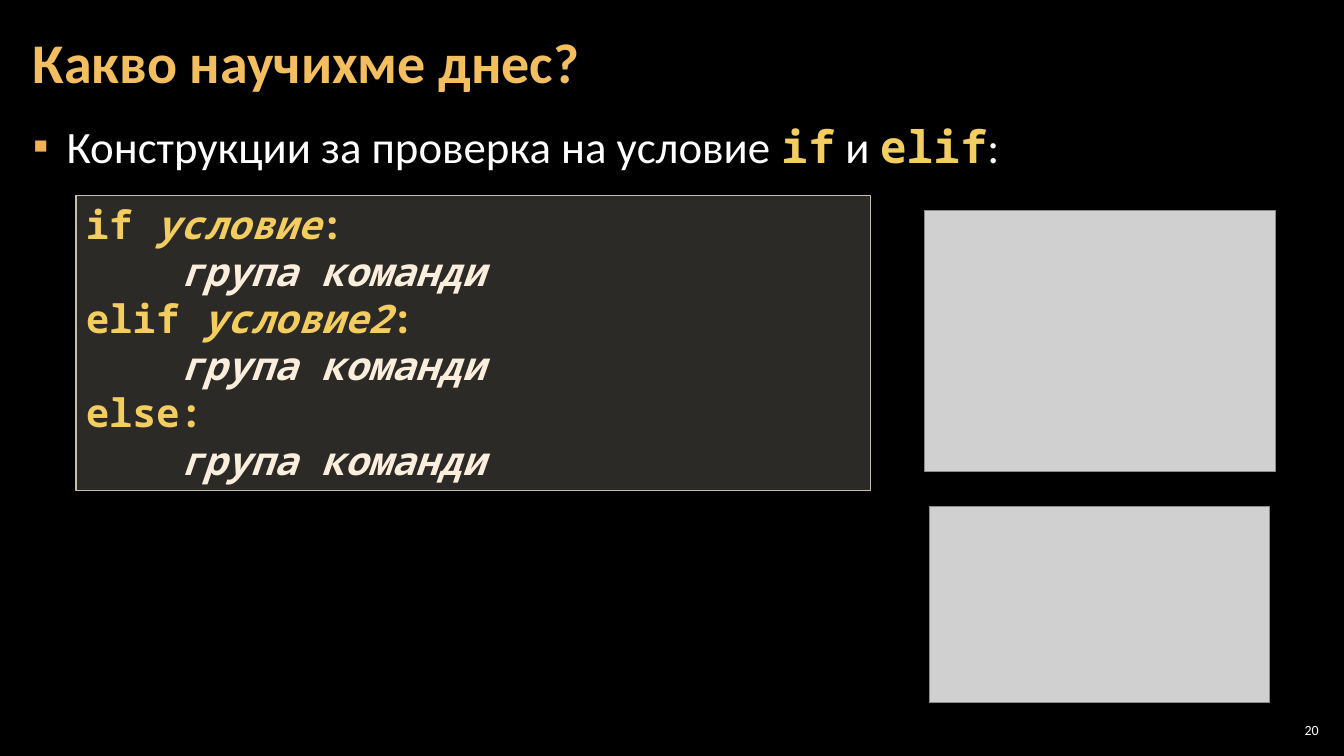
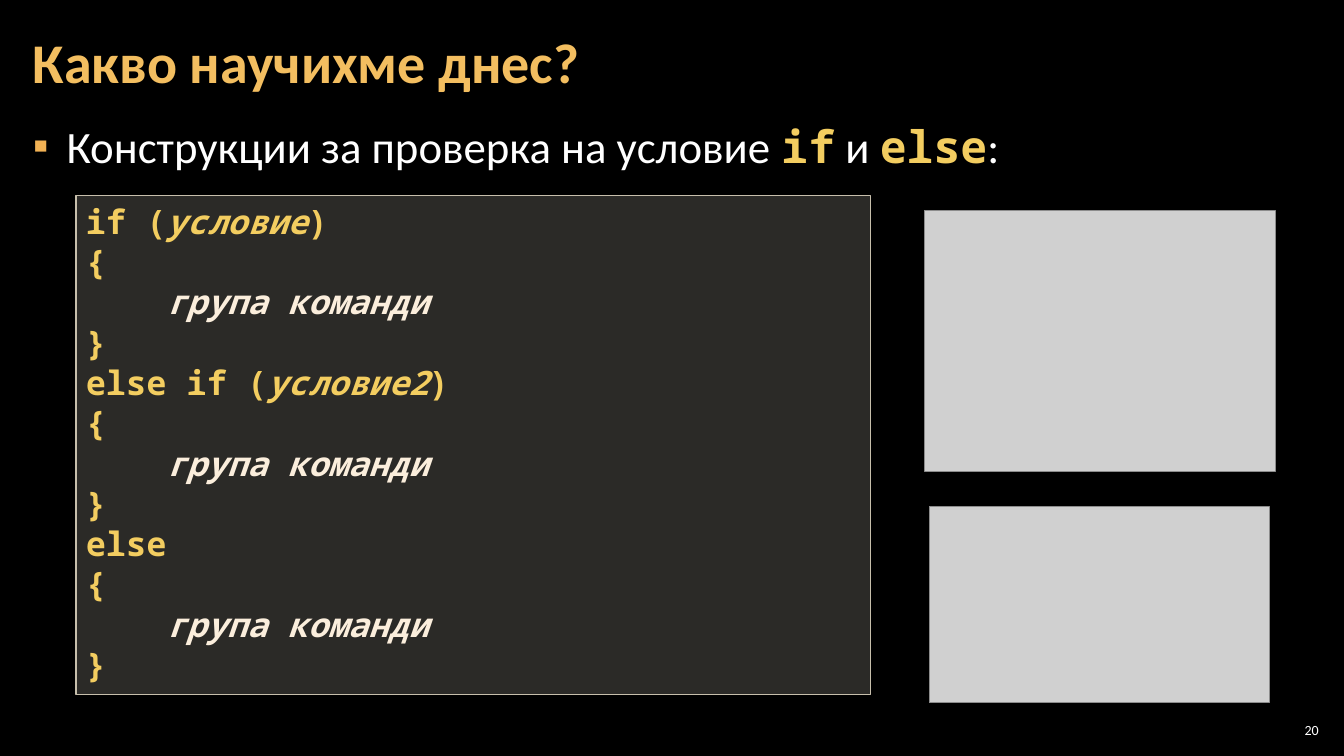
Before and after one commit to Software-University/C-plus-plus, a slide deck: slide 20 of 3. Simple-Conditions/3. Simple-Conditions.pptx. Drawn at 1344x756 pixels with LibreOffice and Linux fonts; fonts in the diff are those of the drawing; grey boxes stand for pictures; background and template pictures are left out. Boxes give left, top, right and bottom in pixels: in the first picture for what was removed or moved away, otherwise in the second. Text is boxed around its words. In the diff, an @@ line names an element or a change of style, - is before the commit and + after.

```diff
--- a/3. Simple-Conditions/3. Simple-Conditions.pptx
+++ b/3. Simple-Conditions/3. Simple-Conditions.pptx
@@ text at [67, 128, 1000, 171]: text changed @@
-▪ Конструкции за проверка на условие if и elif:
+▪ Конструкции за проверка на условие if и else:
@@ text in rectangle at [76, 196, 870, 695]: paragraph added @@
+}
@@ rectangle "if (условие)": place and size @@
-rectangle "if (условие)" at [76, 196, 870, 491]
+rectangle "if (условие)" at [76, 196, 870, 695]
@@ text in rectangle at [86, 208, 307, 243]: text changed; size 28 to 24 pt @@
-if условие:
+if (условие)
+{
@@ text in rectangle at [166, 295, 428, 646]: size 28 to 24 pt in "група команди", "група команди", "група команди" @@
@@ text in rectangle at [86, 369, 428, 404]: text changed; size 28 to 24 pt; italic off @@
-elif условие2:
+}
+else if (условие2)
+{
@@ text in rectangle at [86, 530, 167, 557]: text changed; size 28 to 24 pt @@
-else:
+}
+else
+{
```
Also in this commit, not shown: 13 other slides changed, 1 other file.
